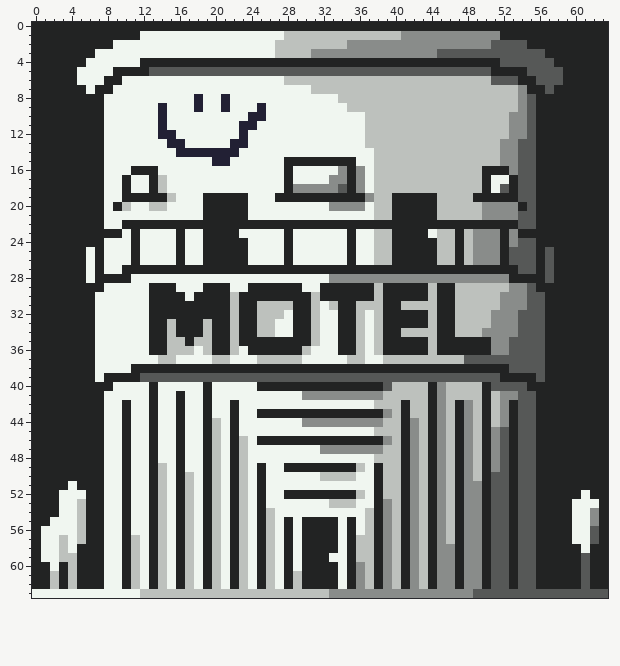
Two states of a pixel-art file, CodenameFamine/Assets/Art/Aseprite Import/Sprite-0001.aseprite. Above is the file before it was changed.
64x64 pixels, 1 frame.
After:
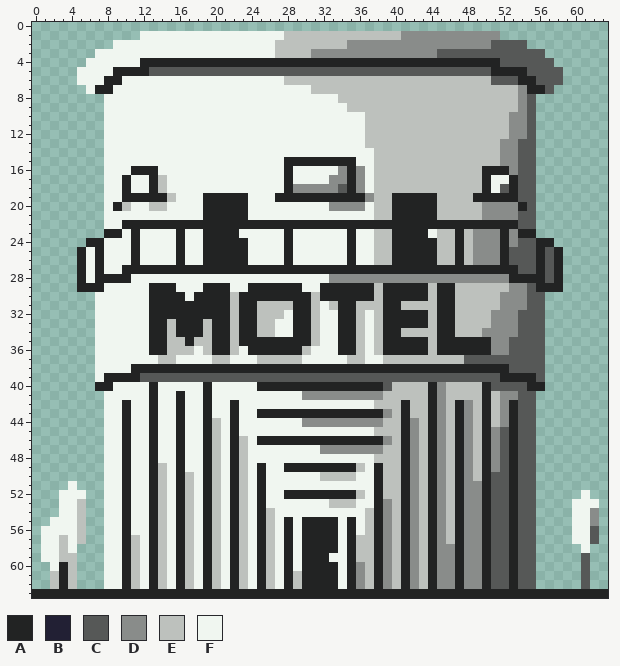
Palette (. is transparent): A #222323  B #222034  C #565857  D #898c8a  E #bdc1bd  F #f0f6f0
The exact change:
Changed rows in their new state; - is an unchanged pixel.
first column x 0:
 0 ................................................................
 1 ............----------------------------------------............
 2 .........----------------------------------------------.........
 3 .......--------------------------------------------------.......
 4 ......----------------------------------------------------......
 5 .....------------------------------------------------------.....
 6 .....------------------------------------------------------.....
 7 ......----------------------------------------------------......
 8 ........----------F--F----------------------------------........
 9 ........------F---F--F---F------------------------------........
10 ........------F---------FF------------------------------........
11 ........------F--------FF-------------------------------........
12 ........------FF-------F--------------------------------........
13 ........-------FF-----FF--------------------------------........
14 ........--------FFFFFFF---------------------------------........
15 ........------------FF----------------------------------........
16 ........------------------------------------------------........
17 ........------------------------------------------------........
18 ........------------------------------------------------........
19 ........------------------------------------------------........
20 ........------------------------------------------------........
21 ........------------------------------------------------........
22 ........------------------------------------------------........
23 ........------------------------------------------------........
24 ......----------------------------------------------------......
25 .....------------------------------------------------------.....
26 .....------------------------------------------------------.....
27 .....------------------------------------------------------.....
28 .....------------------------------------------------------.....
29 .....------------------------------------------------------.....
30 .......--------------------------------------------------.......
31 .......--------------------------------------------------.......
32 .......--------------------------------------------------.......
33 .......--------------------------------------------------.......
34 .......--------------------------------------------------.......
35 .......--------------------------------------------------.......
36 .......--------------------------------------------------.......
37 .......--------------------------------------------------.......
38 .......--------------------------------------------------.......
39 .......--------------------------------------------------.......
40 .......--------------------------------------------------.......
41 ........------------------------------------------------........
42 ........------------------------------------------------........
43 ........------------------------------------------------........
44 ........------------------------------------------------........
45 ........------------------------------------------------........
46 ........------------------------------------------------........
47 ........------------------------------------------------........
48 ........------------------------------------------------........
49 ........------------------------------------------------........
50 ........------------------------------------------------........
51 ....-...------------------------------------------------........
52 ...---..------------------------------------------------.....-..
53 ...---..------------------------------------------------....---.
54 ...---..------------------------------------------------....---.
55 ..----..------------------------------------------------....---.
56 .-----..------------------------------------------------....---.
57 .-----..------------------------------------------------....---.
58 .----...------------------------------------------------.....-..
59 .----...------------------------------------------------.....-..
60 ..---...------------------------------------------------.....-..
61 ..---...------------------------------------------------.....-..
62 ..---...------------------------------------------------.....-..
63 AAAAAAAAAAAAAAAAAAAAAAAAAAAAAAAAAAAAAAAAAAAAAAAAAAAAAAAAAAAAAAAA
